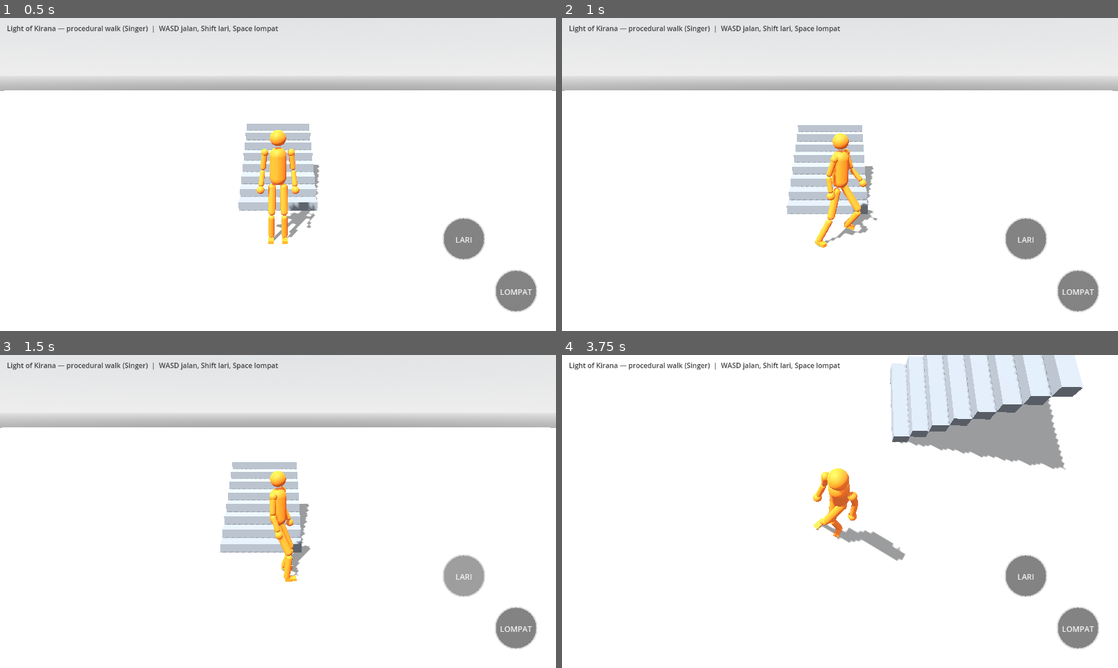
Above: before the commit, frames 1-4 (two rows, left to right).
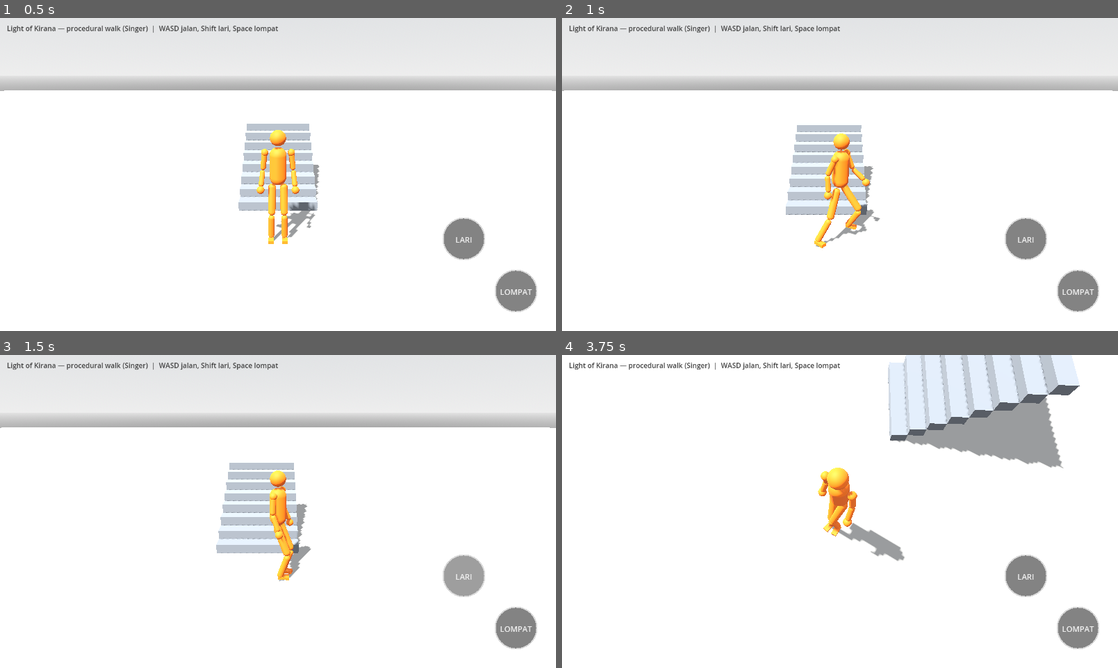
Above: after the commit, the same moments.

Repository: bagus123triga/light-of-kirana
Game: Godot game, scene res://scenes/main.tscn
Two runs of this game, one before a commit and one after it. Both use one fixed random seed, a clock stepped at 60 frames per second and the inputs below.
Inputs (mouse positions are in pixels of both pictures, inside the frame that each line leads up to):
- Up to frame 1 (0.5 s): no input
- Up to frame 2 (1 s): tap Enter at 0.5 s; drag from (617, 271) to (895, 105) at 0.52 s
- Up to frame 3 (1.5 s): drag from (461, 577) to (250, 574) at 1.27 s
- Up to frame 4 (3.75 s): move the mouse to (1079, 627) at 2.02 s; hold D 2.03-2.75 s; hold Shift 2.03-2.75 s; click (1079, 627) at 2.17 s; drag from (812, 574) to (673, 464) at 2.77 s; move the mouse to (1006, 558) at 3.52 s; hold A from 3.53 s (still down); hold Shift from 3.53 s (still down)

Frame 1 is identical in both runs. In frame 2, 0.7% of the frame differs, in the area x 0-58%, y 23-74%; in frame 3, 1.0%; in frame 4, 2.7%, in the area x 45-94%, y 0-66%.

Commit message:
Improve procedural locomotion and airborne poses

Diff:
--- a/scripts/procedural_humanoid.gd
+++ b/scripts/procedural_humanoid.gd
@@ -21,8 +21,8 @@
 # too fast). Singer's panel says walk 1.75 / run 4.4, but Bagus's
 # order overrides the panel: a real walk is ~1.4 m/s (5 km/h) and a
 # real run ~3.2 m/s, not a sprint.
-const WALK_SPEED := 1.4
-const RUN_SPEED := 4.1
+const WALK_SPEED := 2.0
+const RUN_SPEED := 5.5
 const SWING_TIME := 0.38
 const HIP_STIFFNESS := 260.0
 const HIP_DAMPING := 26.0
@@ -36,8 +36,8 @@
 # DI DEPAN badan (bukan tepat di bawah), jadi stride target harus jauh
 # (1,65 m dari posisi badan saat trigger) dan swing TIDAK diturunkan dari
 # stride/speed — swing ditentukan siklus langkah, bukan kecepatan.
-const RUN_SWING := 0.40
-const RUN_STRIDE := 1.80
+const RUN_SWING := 0.30
+const RUN_STRIDE := 1.35
 const RUN_GATE := 0.75  # kaki kedua baru boleh toe-off saat kaki pertama 75% ayunannya
 const RUN_FOOT_CLEARANCE := 0.24  # lutut terangkat lebih tinggi saat lari
 # Proportions (Bagus, 2026-11-09): upper thigh LONGER than lower
@@ -480,7 +480,7 @@
 	# directions. A scalar speed_smooth alone is insufficient: multiplying
 	# it by wish_dir still makes turning and releasing input instantaneous.
 	var target_horizontal := wish_dir * speed * speed_mult
-	var horizontal_accel := 12.0 if target_horizontal.length() > horizontal_motion.length() else 16.0
+	var horizontal_accel := 16.0 if target_horizontal.length() > horizontal_motion.length() else 20.0
 	horizontal_motion = horizontal_motion.move_toward(target_horizontal, horizontal_accel * delta)
 	if test_mode:
 		position += horizontal_motion * delta
@@ -520,8 +520,8 @@
 	# the feet looked too fast even though the speed was right.
 	# The foot lands ~0.4 m AHEAD of the body, so the stride target
 	# must be far (body travel during the swing + 0.4 m ahead).
-	var stride_max := 0.45 if not is_running else RUN_STRIDE
-	var stride_rate := 0.32 if not is_running else 0.58
+	var stride_max := 0.62 if not is_running else RUN_STRIDE
+	var stride_rate := 0.30 if not is_running else 0.24
 	var stride := clampf(speed * stride_rate, 0.14, stride_max)
 	var swing := RUN_SWING if is_running else (clampf(stride / maxf(speed, 0.5), 0.16, SWING_TIME) if moving else SWING_TIME)
 
@@ -701,9 +701,13 @@
 	# step: swing time, + flight time when running), NOT to speed.
 	# The old rate (speed/0.55 * PI) hit ~8 steps/s at run speed —
 	# that is why the arms flailed like a cartoon (Bagus, 2026-11-09).
-	if moving and (foot_stepping[0] or foot_stepping[1] or flight_timer > 0.0):
-		var cycle := swing if not is_running else swing * 0.8
-		gait_phase += delta * PI / maxf(cycle, 0.2)
+	if moving and on_floor_now and jump_state == 0:
+		# Drive the visible body/arm cycle from actual travel speed.
+		# This keeps locomotion animation alive even during the planted
+		# part of a step, instead of freezing between foot swings.
+		var step_length := 0.84 if not is_running else 1.35
+		var cadence := speed / step_length
+		gait_phase += delta * cadence * PI
 	var horiz_max := 0.0
 	for i in 2:
 		# ANTICIPATORY ceiling (Bagus, 2026-11-09 — run dragged the
@@ -730,7 +734,8 @@
 	# capping the hip 5 cm too low — that 5 cm was exactly the idle
 	# knee bend (0.16 m) that would not go away.
 	var hip_ceiling := 0.05 + sqrt(maxf(leg_len * leg_len - horiz_max * horiz_max, 0.55 * 0.55))
-	var bob := sin(gait_phase * 2.0) * 0.02 * speed_factor if moving else sin(time_alive * 1.6) * 0.012
+	var bob_amount := 0.028 if not is_running else 0.045
+	var bob := sin(gait_phase * 2.0) * bob_amount * speed_factor if moving else sin(time_alive * 1.6) * 0.012
 	var flight_lift := 0.05 if flight_timer > 0.0 else 0.0
 	# Run slack: the hip sits below the ceiling while running, so the
 	# leg is never at its absolute limit at landing/toe-off and the
@@ -751,12 +756,12 @@
 	# 0.03 walk / a touch more only when running.
 	# A small forward pitch gives running a clear sense of momentum.
 	# Positive X rotation leans the torso toward the character's +Z forward.
-	var forward_lean := 0.025 if not is_running else 0.18
+	var forward_lean := 0.045 if not is_running else 0.22
 	var is_gliding_fall := not on_floor_now and jump_state != 2
 	# Rotate the torso/head forward into a prone, belly-down wingsuit pose.
 	# Blend into/out of the pose so stepping off an edge does not snap.
 	var normal_body_pitch := speed_factor * forward_lean
-	var fall_body_pitch := 1.30
+	var fall_body_pitch := 0.88
 	var body_pitch_target := lerpf(normal_body_pitch, fall_body_pitch, fall_pose_weight)
 	# Airborne jump: slight forward tuck. Landing: pitch into the impact, then recover.
 	var jump_pose_weight := 1.0 if jump_state == 2 else 0.0
@@ -830,31 +835,31 @@
 	# --- Arms, 3 joints: shoulder swings, elbow bends, wrist flicks ---
 	# Arms swing opposite to the same-side leg (Singer's counter-swing).
 	# Walking uses a restrained arm swing; running gets a stronger counter-swing.
-	var arm_swing := 0.30 if not is_running else 0.48
+	var arm_swing := 0.42 if not is_running else 0.66
 	var swing_amount := sin(gait_phase) * arm_swing * speed_factor
 	# Jump arms lift for balance; landing arms reach forward to brace the impact.
-	var jump_arm_x := -0.85
-	var landing_arm_x := -0.65 * landing_impact
+	var jump_arm_x := -1.05
+	var landing_arm_x := -0.95 * landing_impact
 	# Normal locomotion pose and wingsuit pose are blended continuously.
 	# This keeps shoulders, elbows and wrists from popping on edge departure.
 	var wing_flex := sin(time_alive * 2.4) * 0.045
 	var elbow_bend := 0.4 + absf(swing_amount) * 0.3 + jump_crouch * 1.5
-	var left_arm_x := lerpf(swing_amount, -0.12 + wing_flex, fall_pose_weight)
-	var right_arm_x := lerpf(-swing_amount, -0.12 - wing_flex, fall_pose_weight)
+	var left_arm_x := lerpf(swing_amount, -0.78 + wing_flex, fall_pose_weight)
+	var right_arm_x := lerpf(-swing_amount, -0.78 - wing_flex, fall_pose_weight)
 	left_arm_x = lerpf(left_arm_x, jump_arm_x, jump_pose_weight)
 	right_arm_x = lerpf(right_arm_x, jump_arm_x, jump_pose_weight)
 	left_arm_x = lerpf(left_arm_x, landing_arm_x, landing_pose_weight)
 	right_arm_x = lerpf(right_arm_x, landing_arm_x, landing_pose_weight)
 	shoulder_l.rotation.x = left_arm_x
 	shoulder_r.rotation.x = right_arm_x
-	var normal_left_z := lerpf(-0.12, -1.28, fall_pose_weight)
-	var normal_right_z := lerpf(0.12, 1.28, fall_pose_weight)
+	var normal_left_z := lerpf(-0.12, -0.72, fall_pose_weight)
+	var normal_right_z := lerpf(0.12, 0.72, fall_pose_weight)
 	shoulder_l.rotation.z = lerpf(normal_left_z, -0.42, jump_pose_weight)
 	shoulder_r.rotation.z = lerpf(normal_right_z, 0.42, jump_pose_weight)
 	shoulder_l.rotation.z = lerpf(shoulder_l.rotation.z, -0.30 * landing_impact, landing_pose_weight)
 	shoulder_r.rotation.z = lerpf(shoulder_r.rotation.z, 0.30 * landing_impact, landing_pose_weight)
-	var left_elbow := lerpf(-elbow_bend, -0.12, fall_pose_weight)
-	var right_elbow := lerpf(-elbow_bend, -0.12, fall_pose_weight)
+	var left_elbow := lerpf(-elbow_bend, -0.82, fall_pose_weight)
+	var right_elbow := lerpf(-elbow_bend, -0.82, fall_pose_weight)
 	left_elbow = lerpf(left_elbow, -0.55, jump_pose_weight)
 	right_elbow = lerpf(right_elbow, -0.55, jump_pose_weight)
 	left_elbow = lerpf(left_elbow, -1.05 * landing_impact, landing_pose_weight)
